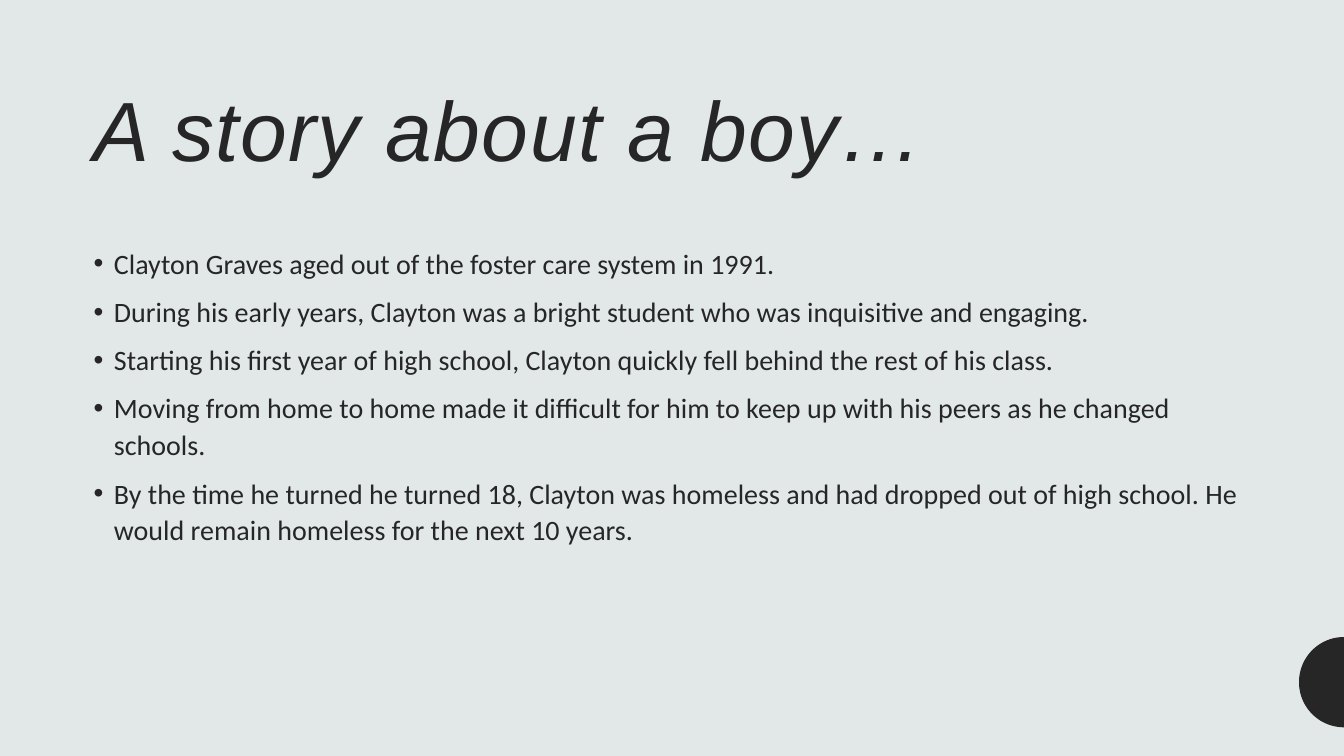
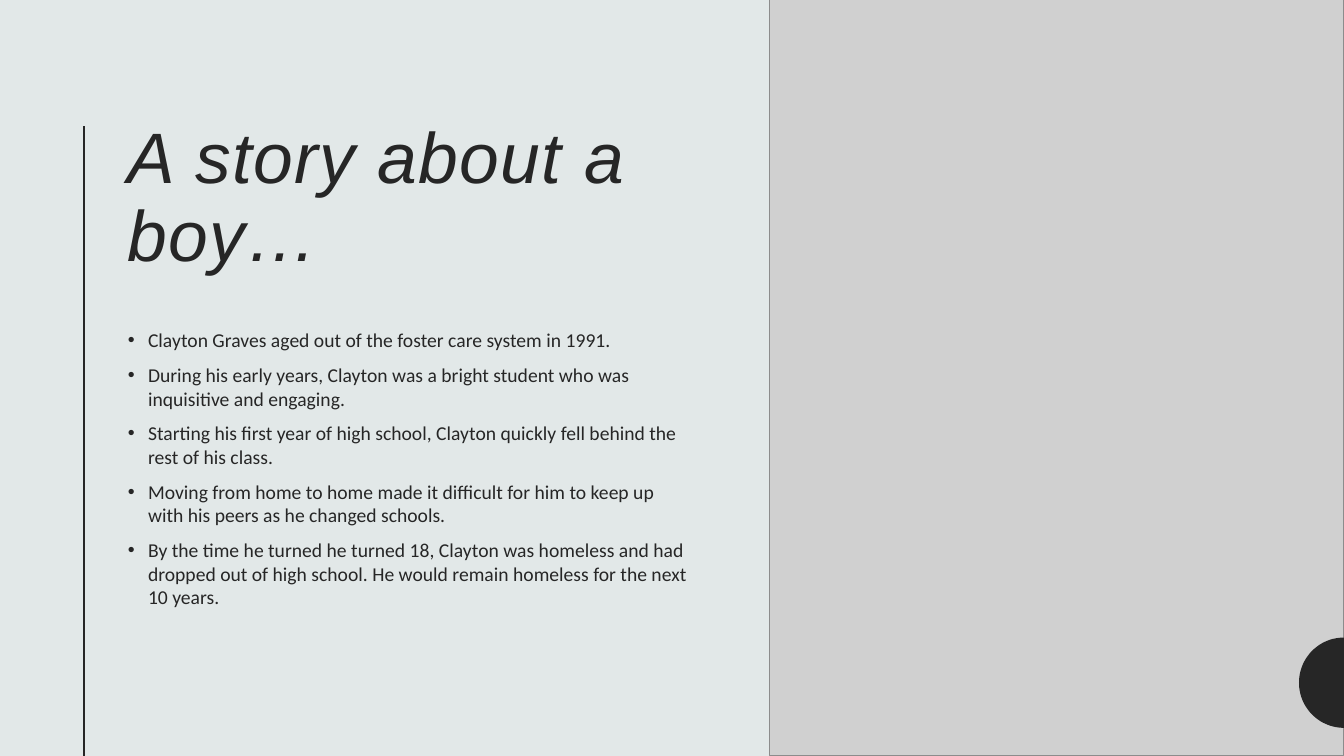
Before and after one commit to lordegraves/exploring_data_in_foster_care, a slide deck: slide 3 of Resources/Project1_Presentation.pptx. Drawn at 1344x756 pixels with LibreOffice and Linux fonts; fonts in the diff are those of the drawing; grey boxes stand for pictures. Boxes give left, top, right and bottom in pixels: in the first picture for what was removed or moved away, otherwise in the second. Text is boxed around its words. In the diff, an @@ line names an element or a change of style, - is before the commit and + after.

Commit message:
Made design changes to the PPT and added new charts

```diff
--- a/Resources/Project1_Presentation.pptx
+++ b/Resources/Project1_Presentation.pptx
@@ rectangle added at (0,0,1344,756), fill #E2E8E8 @@
@@ picture added at (769,0,1344,756) @@
@@ title "A story about a boy…": place and size @@
-title "A story about a boy…" at (94,100,923,176)
+title "A story about a boy…" at (128,131,624,274)
@@ title "A story about a boy…" at (128,131,624,274): size 60 to 51 pt @@
@@ line added from (84, 126) to (84, 756), #262626 1.5 pt @@
@@ text "Clayton Graves aged out of ...": place and size @@
-text "Clayton Graves aged out of ..." at (114,254,1236,545)
+text "Clayton Graves aged out of ..." at (148,333,686,607)
@@ text "Clayton Graves aged out of ..." at (148,333,686,607): size 20 to 14 pt; line spacing 1.1 to 1 @@
@@ freeform shape added at (1300,637,1344,728), fill #262626 @@
```
Also in this commit, not shown: 8 other slides changed.
